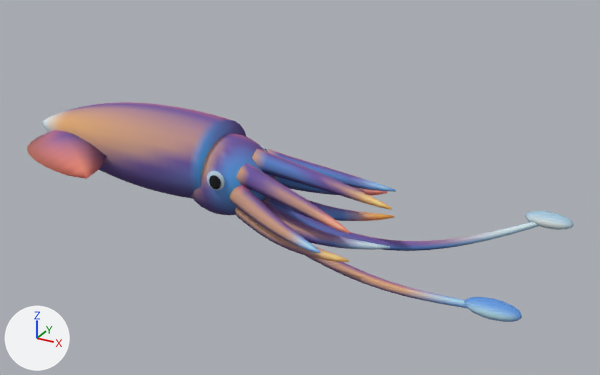
Before and after pictures for a commit that changed the glTF model models/fish_new/Fusion_Squid.glb.
The view is the same before and after, from a camera (50 mm lens) standing at (1.721, -2.192, 1.135) and looking at (0.501, 0.025, 0.027). Arrows for +X, +Y and +Z are at lower left; the lights stay in place. The first picture is the older version.

In view in the first picture: 'Fusion_Squid'.
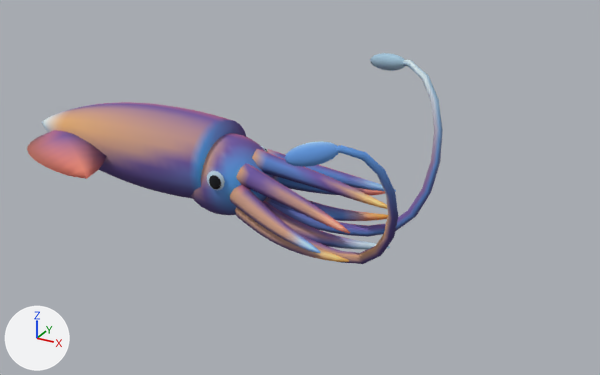
Patch to the scene script:
```diff
--- a/models/fish_new/Fusion_Squid.glb.py
+++ b/models/fish_new/Fusion_Squid.glb.py
@@ me_fusion_squid @@
 # used by ob_fusion_squid; location = (0.0, 0.0, 0.0)
-me_fusion_squid.from_pydata(...)  # 2934 vertices, 5788 faces; spans x -0.62..1.34, y -0.34..0.34, z -0.18..0.23
+me_fusion_squid.from_pydata(...)  # 2934 vertices, 5788 faces; spans x -0.62..0.93, y -0.34..0.34, z -0.14..0.44
+# me_fusion_squid part 1: the loose piece of 146 vertices spanning x 1.18..1.34, y -0.34..-0.27, z -0.06..-0.01 is multiplied about its middle by the matrix ((-0.902, 0.369, 0.225), (-0.369, -0.385, -0.846), (-0.225, -0.846, 0.484)), then moved by (-0.54, 0.0, 0.34)
+# me_fusion_squid part 2: the loose piece of 146 vertices spanning x 1.18..1.34, y 0.27..0.34, z -0.06..-0.01 is multiplied about its middle by the matrix ((-0.932, -0.328, 0.157), (0.328, -0.569, 0.754), (-0.157, 0.754, 0.638)), then moved by (-0.58, 0.0, 0.44)
+# me_fusion_squid part 3: 256 of 2934 vertices moved; they spanned x 0.37..1.27, y -0.31..0.31, z -0.18..-0.03 and now span x 0.36..0.93, y -0.31..0.31, z -0.14..0.44; mean shift (-0.11, 0.0, 0.17); largest move (1.26, 0.3, -0.04) -> (0.68, 0.31, 0.41)
 me_fusion_squid.materials.append(mat_fusionvc)
```

What differs and where, as boxes [x1, y1, x2, y2] in the pictures (600 x 375 px; the box of a moved part takes in the faces that stretch with it):
'Fusion_Squid', reshaped (24% narrower)
    before: [27, 102, 574, 322]
    after: [27, 53, 443, 264]
part 1 of me_fusion_squid, moved or reshaped
    before: [464, 297, 522, 322]
    after: [285, 141, 338, 167]
part 2 of me_fusion_squid, moved or reshaped
    before: [525, 211, 574, 230]
    after: [370, 53, 405, 71]
part 3 of me_fusion_squid, moved or reshaped
    before: [264, 200, 539, 308]
    after: [264, 60, 443, 264]
